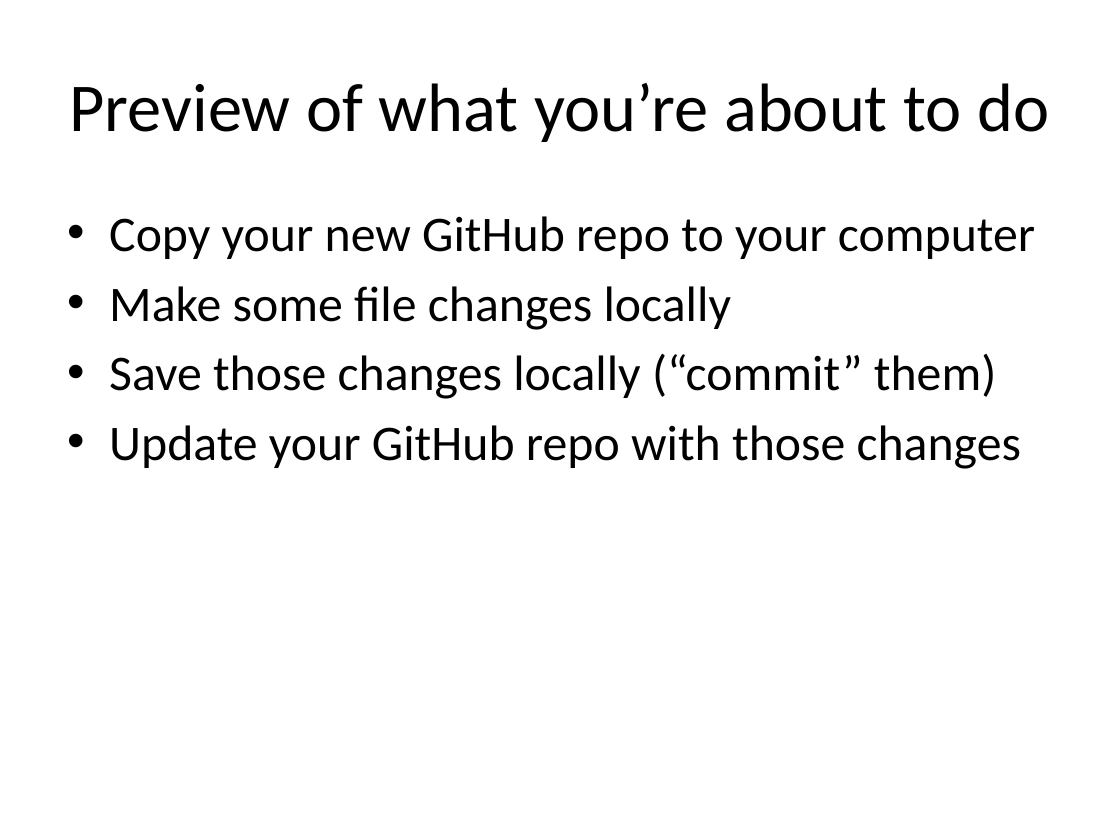
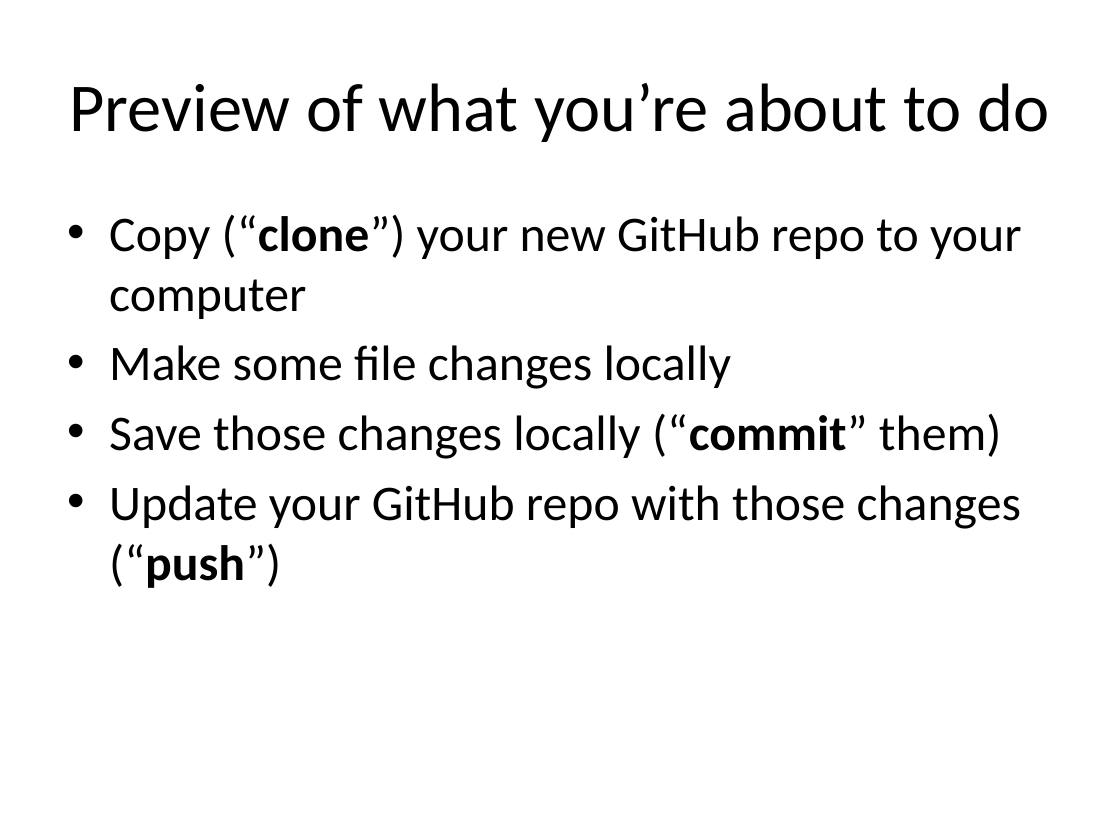
Before and after one commit to sinanuozdemir/SF_DAT_15, a slide deck: slide 17 of slides/01_git_github.pptx. Drawn at 1120x840 pixels with LibreOffice and Linux fonts; fonts in the diff are those of the drawing. Boxes give left, top, right and bottom in pixels: in the first picture for what was removed or moved away, otherwise in the second. Text is boxed around its words. In the diff, an @@ line names an element or a change of style, - is before the commit and + after.

```diff
--- a/slides/01_git_github.pptx
+++ b/slides/01_git_github.pptx
@@ text at bbox=[109, 215, 1022, 319]: text changed @@
-• Copy your new GitHub repo to your computer
+• Copy (“clone”) your new GitHub repo to your computer
@@ text at bbox=[109, 414, 1001, 459]: bold on in "(“commit”" @@
@@ text at bbox=[109, 485, 1021, 588]: text changed @@
-• Update your GitHub repo with those changes
+• Update your GitHub repo with those changes (“push”)
```
Also in this commit, not shown: 3 other slides changed, 2 other files.
